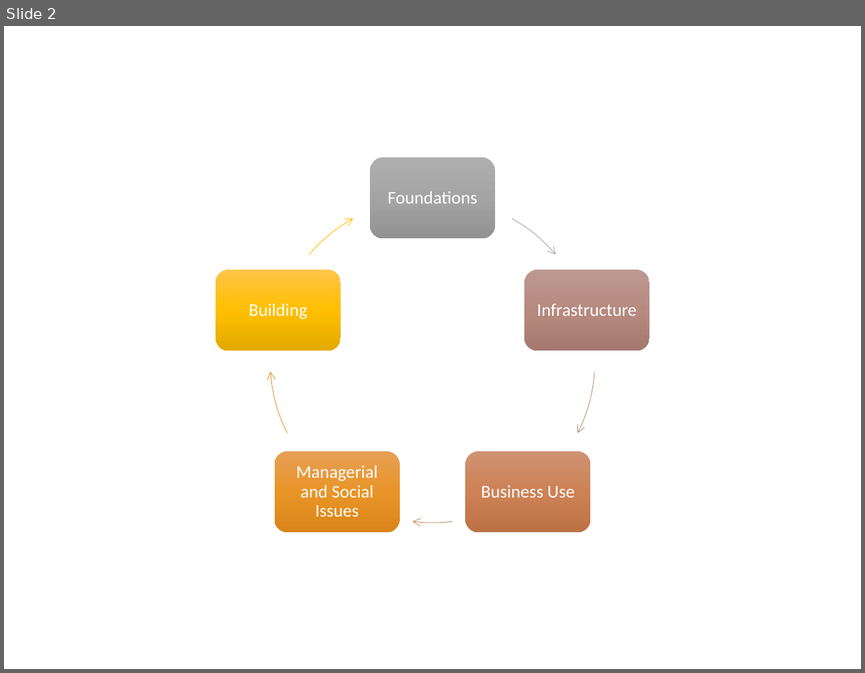
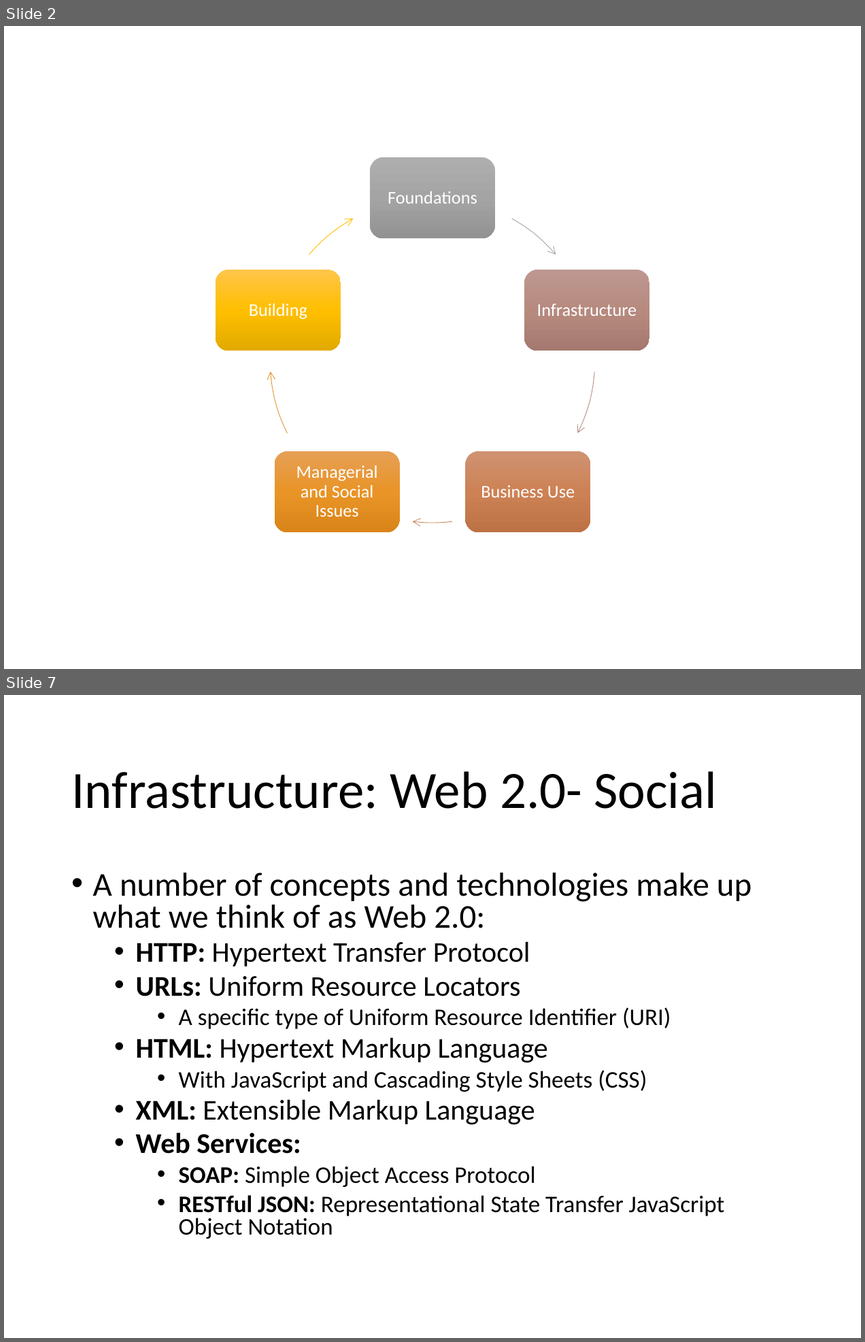
Before and after one commit to colinbellCA/1161.cs330-uwaterloo-sematic_analytics, a slide deck: 1161.cs330-social_graphs_and_semantic_analytics.pptx. Shown one above the other, each under a label of ours: slide 2 before the commit, slides 2 and 7 after it; the slides between them are not shown. The pictures are 865x673 and 865x1342 pixels, drawn with LibreOffice and Linux fonts; fonts in the diff are those of the drawing. Boxes give left, top, right and bottom in pixels: in the first picture for what was removed or moved away, otherwise in the second. Text is boxed around its words. In the diff, an @@ line names an element or a change of style, - is before the commit and + after.

```diff
--- a/1161.cs330-social_graphs_and_semantic_analytics.pptx
+++ b/1161.cs330-social_graphs_and_semantic_analytics.pptx
@@ slide 7 added at (4,695,861,1338), background #FFFFFF @@
@@ title added at (71,771,717,809), 44 pt, text #000000 @@
+Infrastructure: Web 2.0- Social
@@ text added at (93,872,751,1238), 20 pt, text #000000 @@
+• A number of concepts and technologies make up what we think of as Web 2.0:
+  • HTTP: Hypertext Transfer Protocol
+  • URLs: Uniform Resource Locators
+    • A specific type of Uniform Resource Identifier (URI)
+  • HTML: Hypertext Markup Language
+    • With JavaScript and Cascading Style Sheets (CSS)
+  • XML: Extensible Markup Language
+  • Web Services:
+    • SOAP: Simple Object Access Protocol
+    • RESTful JSON: Representational State Transfer JavaScript Object Notation
```
Also in this commit, not shown: 2 slides changed, 12 other slides added, 1 other file.
